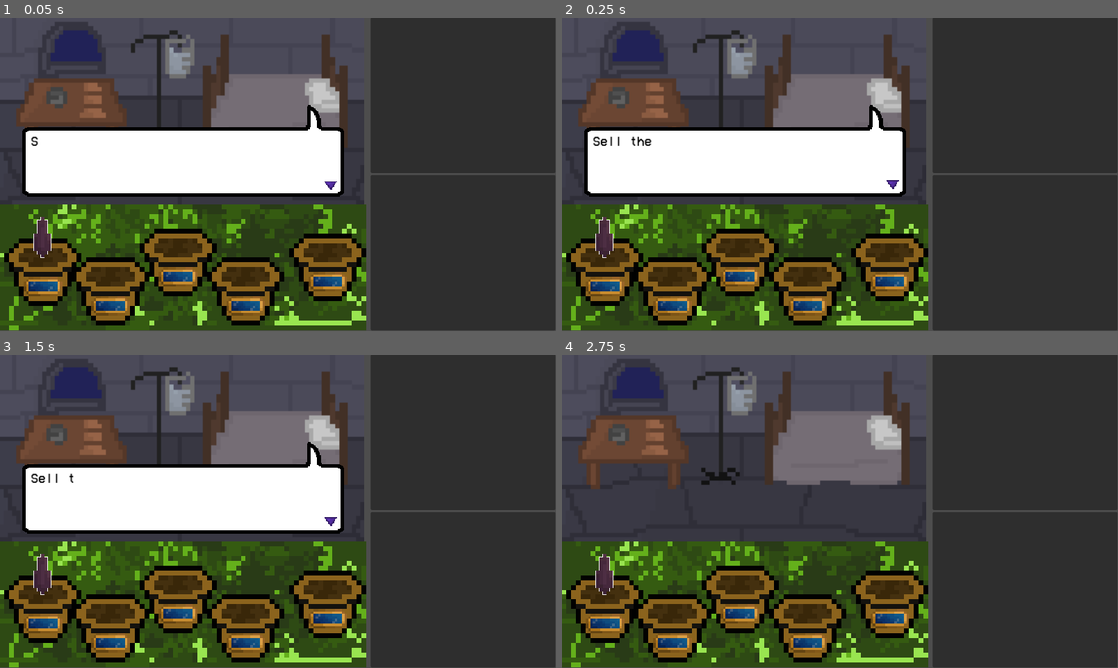
Above: before the commit, frames 1-4 (two rows, left to right).
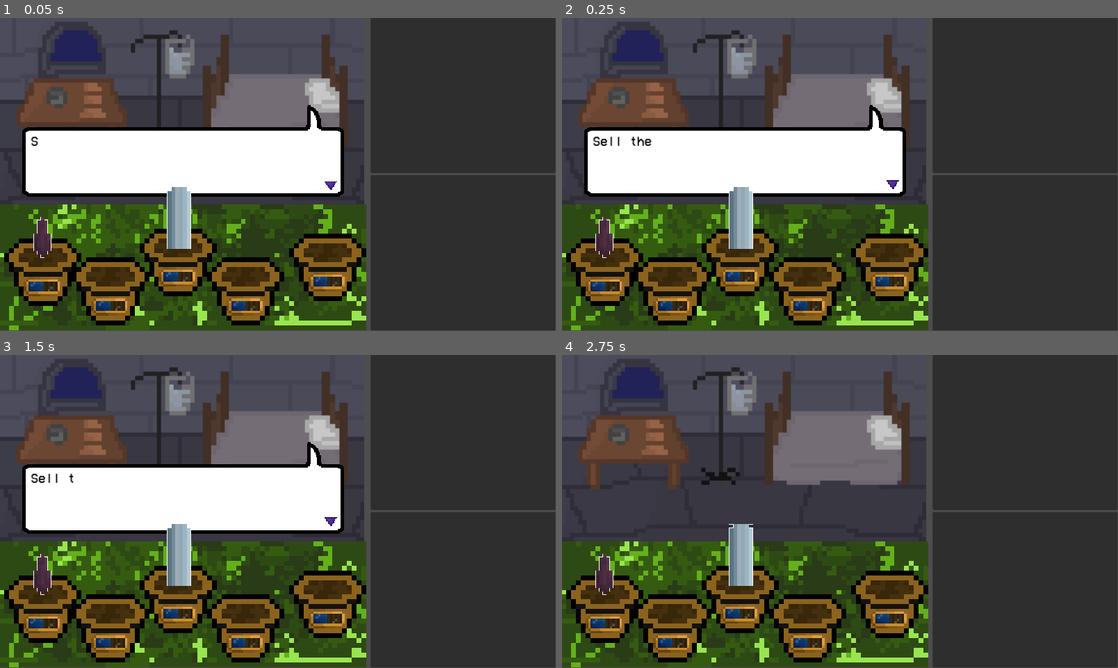
Above: after the commit, the same moments.

Repository: Chasmessian/Shadow-Alchemy
Game: Godot game, scene res://world.tscn
Same seed, same stepped clock (60 frames per second), same inputs: the game is played once before the commit and once after it.
Inputs (mouse positions are in pixels of both pictures, inside the frame that each line leads up to):
- Up to frame 1 (0.05 s): no input
- Up to frame 2 (0.25 s): no input
- Up to frame 3 (1.5 s): drag from (183, 448) to (333, 442) at 0.52 s; tap Enter at 1.25 s; drag from (166, 527) to (183, 448) at 1.27 s
- Up to frame 4 (2.75 s): move the mouse to (895, 442) at 2.02 s; click (895, 442) at 2.17 s

The runs differ from the first frame. In frame 1, 1.3% of the frame differs, in the area x 7-62%, y 54-94%; in frame 2, 1.3%; in frame 3, 1.3%; in frame 4, 1.3%.

Commit message:
garden touch-up

Diff:
--- a/Ingredients/Base/plant.gd
+++ b/Ingredients/Base/plant.gd
@@ -7,8 +7,6 @@
 var stageProgress = 0 #fills up slowly, when hits 100, reaches next stage and needs water
 var isWatering = false
 @onready var sprite = $AnimatedSprite2D
-@export var waterBar : PackedScene
-
 func _ready():
 	totalStages = sprite.sprite_frames.get_frame_count("default")-1 #minus one because it is zero indexed
 
--- a/Ingredients/Base/plant.tscn
+++ b/Ingredients/Base/plant.tscn
@@ -1,8 +1,7 @@
-[gd_scene load_steps=6 format=3 uid="uid://b3pudbev0ul1q"]
+[gd_scene load_steps=5 format=3 uid="uid://b3pudbev0ul1q"]
 
 [ext_resource type="Script" path="res://Ingredients/Base/plant.gd" id="1_6vu0w"]
 [ext_resource type="Shader" path="res://Ingredients/Base/plant.gdshader" id="1_deodj"]
-[ext_resource type="PackedScene" uid="uid://c7tvqxyjrgfvx" path="res://Ingredients/Base/waterlevel.tscn" id="2_jbnpo"]
 
 [sub_resource type="ShaderMaterial" id="ShaderMaterial_gek8r"]
 shader = ExtResource("1_deodj")
@@ -17,7 +16,6 @@
 [node name="Plant" type="Node2D"]
 material = SubResource("ShaderMaterial_gek8r")
 script = ExtResource("1_6vu0w")
-waterBar = ExtResource("2_jbnpo")
 
 [node name="AnimatedSprite2D" type="AnimatedSprite2D" parent="."]
 texture_filter = 1
--- a/Ingredients/Base/waterlevel.tscn
+++ b/Ingredients/Base/waterlevel.tscn
@@ -23,7 +23,7 @@
 offset_bottom = 10.0
 grow_horizontal = 2
 grow_vertical = 2
-value = 100.0
+value = 57.0
 texture_under = SubResource("AtlasTexture_vy88b")
 texture_over = SubResource("AtlasTexture_at84d")
 texture_progress = SubResource("AtlasTexture_m8tt4")
--- a/Ingredients/Iron/iron_plant.tscn
+++ b/Ingredients/Iron/iron_plant.tscn
@@ -37,3 +37,4 @@
 [node name="AnimatedSprite2D" parent="." index="0"]
 position = Vector2(0, -7.985)
 sprite_frames = SubResource("SpriteFrames_kk5xg")
+frame = 2
--- /dev/null
+++ b/UI/Garden/Garden Pot.gd
@@ -0,0 +1,2 @@
+extends Node2D
+@onready var water = $Waterlevel
--- /dev/null
+++ b/UI/Garden/Garden Pot.tscn
@@ -0,0 +1,14 @@
+[gd_scene load_steps=3 format=3 uid="uid://carb0ug6jsvvw"]
+
+[ext_resource type="Script" path="res://UI/Garden/Garden Pot.gd" id="1_4tv1r"]
+[ext_resource type="PackedScene" uid="uid://c7tvqxyjrgfvx" path="res://Ingredients/Base/waterlevel.tscn" id="1_7wpf2"]
+
+[node name="GardenPot" type="Node2D"]
+scale = Vector2(5, 5)
+script = ExtResource("1_4tv1r")
+
+[node name="Waterlevel" parent="." instance=ExtResource("1_7wpf2")]
+offset_left = -8.0
+offset_top = 8.0
+offset_right = 8.0
+offset_bottom = 17.0
--- a/garden.gd
+++ b/garden.gd
@@ -1,2 +1,5 @@
 extends Node2D
-var slots = []
+var pots = []
+func _ready():
+	for i in range($Pots.get_child_count()):
+		pots.append($Pots.get_child(i))
--- a/garden.tscn
+++ b/garden.tscn
@@ -1,8 +1,10 @@
-[gd_scene load_steps=4 format=3 uid="uid://cp2nay63s25us"]
+[gd_scene load_steps=6 format=3 uid="uid://cp2nay63s25us"]
 
+[ext_resource type="Script" path="res://garden.gd" id="1_7yt76"]
 [ext_resource type="Texture2D" uid="uid://bhjmns3fqquvh" path="res://testGarden.png" id="1_8oe4q"]
 [ext_resource type="PackedScene" uid="uid://cuvrxqxqk551l" path="res://Ingredients/Batwort/batwortPlant.tscn" id="2_0oj8i"]
-[ext_resource type="PackedScene" uid="uid://c7tvqxyjrgfvx" path="res://Ingredients/Base/waterlevel.tscn" id="3_8kkp8"]
+[ext_resource type="PackedScene" uid="uid://bdad6mo50x0jg" path="res://Ingredients/Iron/iron_plant.tscn" id="4_7fnki"]
+[ext_resource type="PackedScene" uid="uid://carb0ug6jsvvw" path="res://UI/Garden/Garden Pot.tscn" id="4_hfc5d"]
 
 [node name="Control" type="Control"]
 layout_mode = 3
@@ -14,6 +16,7 @@
 grow_vertical = 0
 size_flags_horizontal = 6
 size_flags_vertical = 6
+script = ExtResource("1_7yt76")
 
 [node name="Background" type="Sprite2D" parent="."]
 texture_filter = 1
@@ -24,44 +27,23 @@
 [node name="Plant" parent="." instance=ExtResource("2_0oj8i")]
 position = Vector2(89, 108)
 scale = Vector2(7, 7)
-waterBar = null
 
-[node name="Waterlevel" parent="." instance=ExtResource("3_8kkp8")]
-layout_mode = 1
-offset_left = 50.0
-offset_top = 148.0
-offset_right = 50.0
-offset_bottom = 148.0
-scale = Vector2(5, 5)
+[node name="Iron plant" parent="." instance=ExtResource("4_7fnki")]
+position = Vector2(372, 34)
 
-[node name="Waterlevel3" parent="." instance=ExtResource("3_8kkp8")]
-layout_mode = 1
-offset_left = 330.0
-offset_top = 128.0
-offset_right = 330.0
-offset_bottom = 128.0
-scale = Vector2(5, 5)
+[node name="Pots" type="Node2D" parent="."]
 
-[node name="Waterlevel4" parent="." instance=ExtResource("3_8kkp8")]
-layout_mode = 1
-offset_left = 470.0
-offset_top = 188.0
-offset_right = 470.0
-offset_bottom = 188.0
-scale = Vector2(5, 5)
+[node name="GardenPot" parent="Pots" instance=ExtResource("4_hfc5d")]
+position = Vector2(90, 108.37)
 
-[node name="Waterlevel5" parent="." instance=ExtResource("3_8kkp8")]
-layout_mode = 1
-offset_left = 640.0
-offset_top = 138.0
-offset_right = 640.0
-offset_bottom = 138.0
-scale = Vector2(5, 5)
+[node name="GardenPot2" parent="Pots" instance=ExtResource("4_hfc5d")]
+position = Vector2(230, 148)
 
-[node name="Waterlevel2" parent="." instance=ExtResource("3_8kkp8")]
-layout_mode = 1
-offset_left = 190.0
-offset_top = 188.0
-offset_right = 190.0
-offset_bottom = 188.0
-scale = Vector2(5, 5)
+[node name="GardenPot3" parent="Pots" instance=ExtResource("4_hfc5d")]
+position = Vector2(370, 88)
+
+[node name="GardenPot4" parent="Pots" instance=ExtResource("4_hfc5d")]
+position = Vector2(510, 148)
+
+[node name="GardenPot5" parent="Pots" instance=ExtResource("4_hfc5d")]
+position = Vector2(680, 98)
